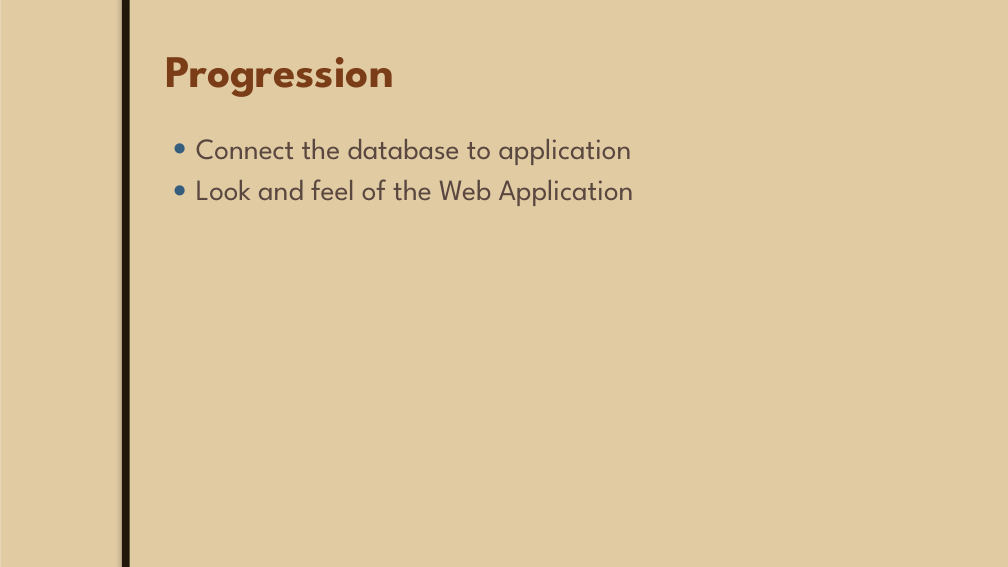
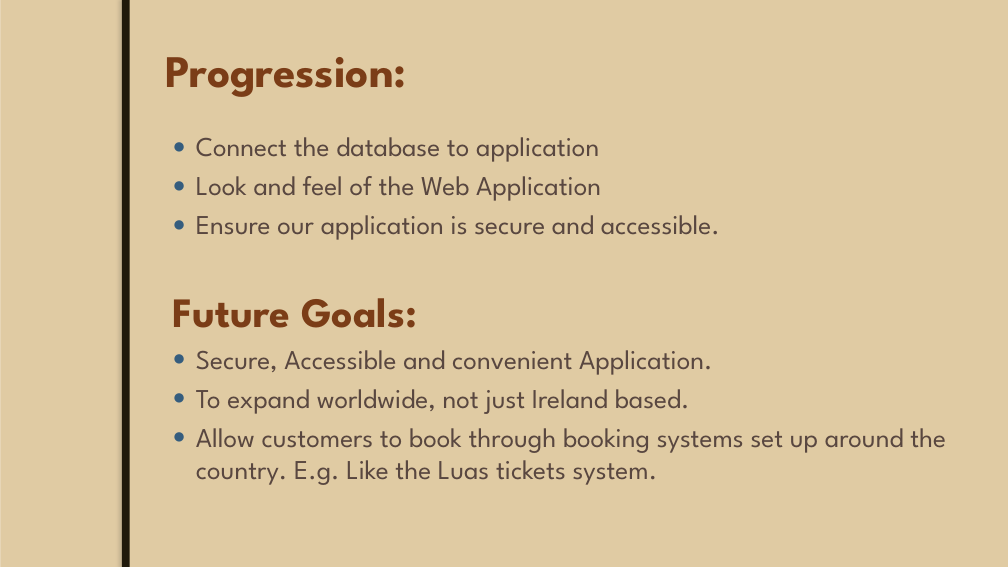
Before and after one commit to JoeyTatu/GoldenYears, a slide deck: slide 9 of Week 8 - Presentation slides/Mid-Term Project.pptx (slide 8 before the commit). Drawn at 1008x567 pixels with LibreOffice and Linux fonts; fonts in the diff are those of the drawing; background and template pictures are left out. Boxes give left, top, right and bottom in pixels: in the first picture for what was removed or moved away, otherwise in the second. Text is boxed around its words. In the diff, an @@ line names an element or a change of style, - is before the commit and + after.

Commit message:
Add files via upload
My part is still not completed as i would like to make a few more changes. I just wrote a few guidelines for myself. I will have complete before 8pm today.

```diff
--- a/Week 8 - Presentation slides/Mid-Term Project.pptx
+++ b/Week 8 - Presentation slides/Mid-Term Project.pptx
@@ title at <box>166,57,407,97</box>: text changed @@
-Progression
+Progression:
@@ text at <box>196,137,601,201</box>: size 28 to 25.9 pt in "Connect the database to application", "Look and feel of the Web Application" @@
@@ text at <box>173,215,946,485</box>: paragraphs added @@
+● Ensure our application is secure and accessible.
+Future Goals:
+● Secure, Accessible and convenient Application.
+● To expand worldwide, not just Ireland based.
+● Allow customers to book through booking systems set up around the country. E.g. Like the Luas tickets system.
```
Also in this commit, not shown: 6 other slides changed, 1 slide added.
